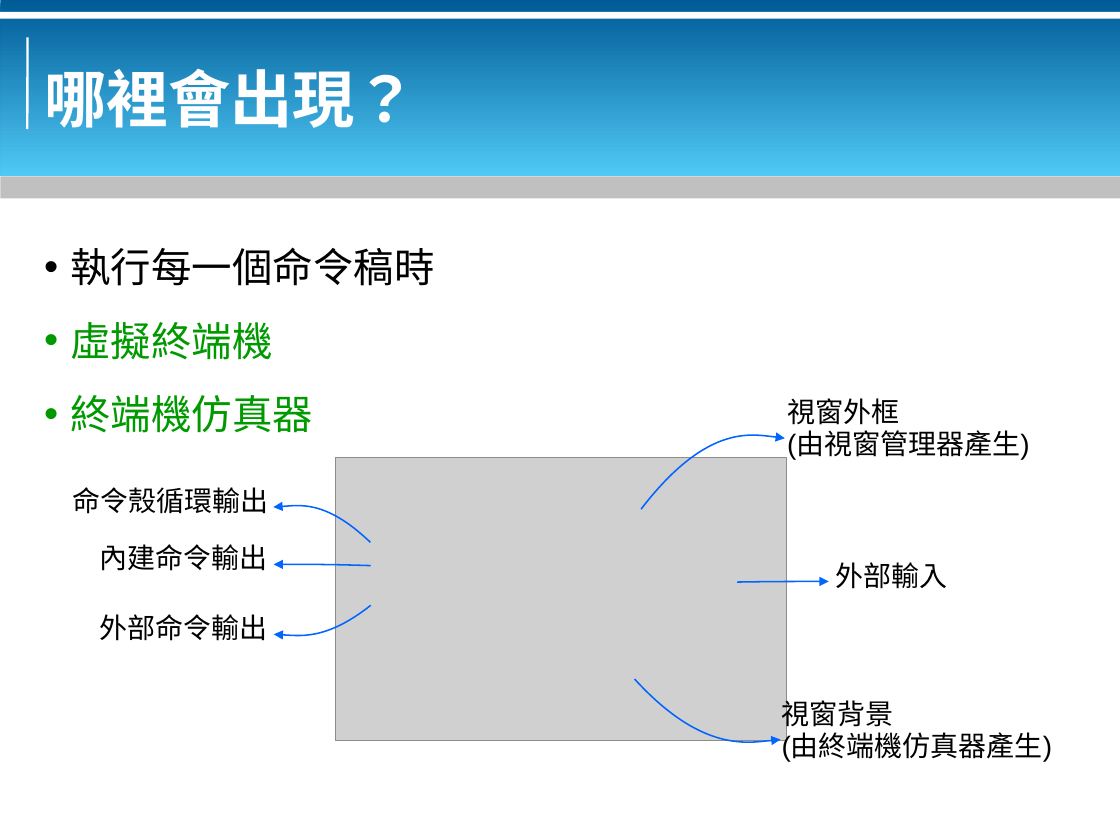
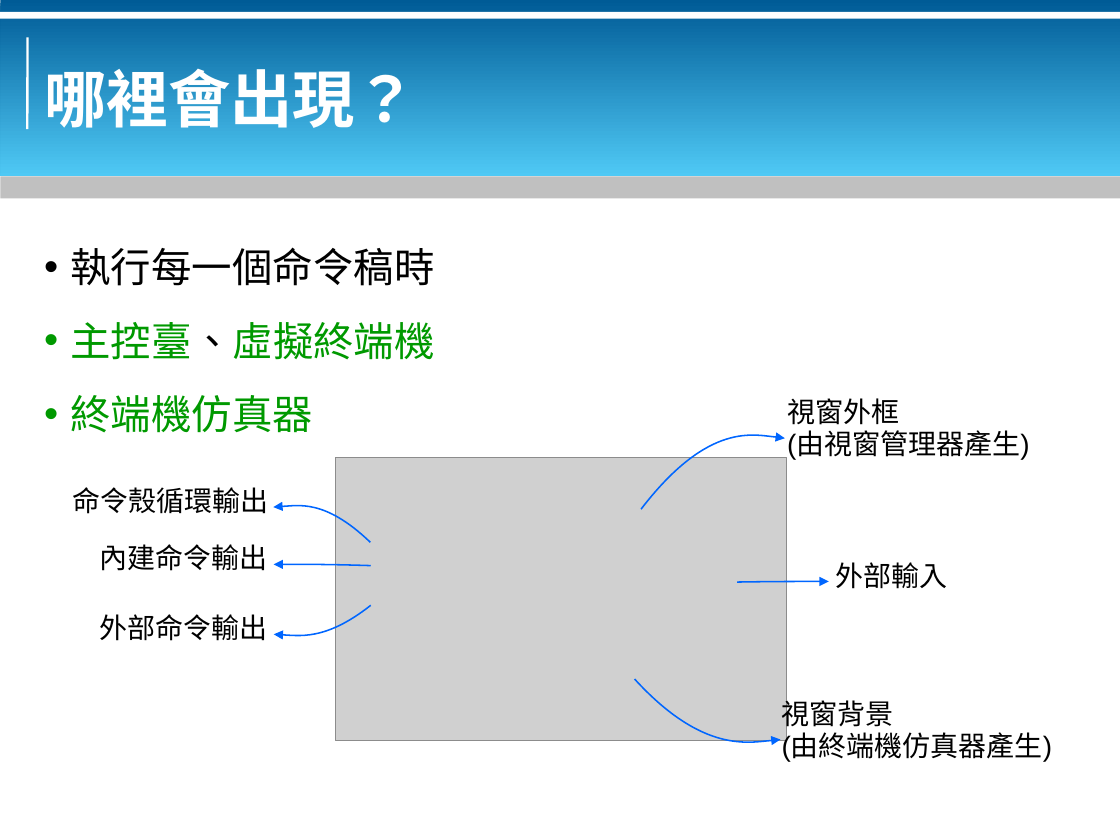
Before and after one commit to bluebat/.presentations, a slide deck: slide 4 of bash-basics.odp. Drawn at 1120x840 pixels with LibreOffice and Linux fonts; fonts in the diff are those of the drawing; grey boxes stand for pictures; background and template pictures are left out. Boxes give left, top, right and bottom in pixels: in the first picture for what was removed or moved away, otherwise in the second. Text is boxed around its words. In the diff, an @@ line names an element or a change of style, - is before the commit and + after.

```diff
--- a/bash-basics.odp
+++ b/bash-basics.odp
@@ text at [71,322,435,360]: text changed @@
-• 虛擬終端機
+• 主控臺、虛擬終端機
```
Also in this commit, not shown: 11 other slides changed.
